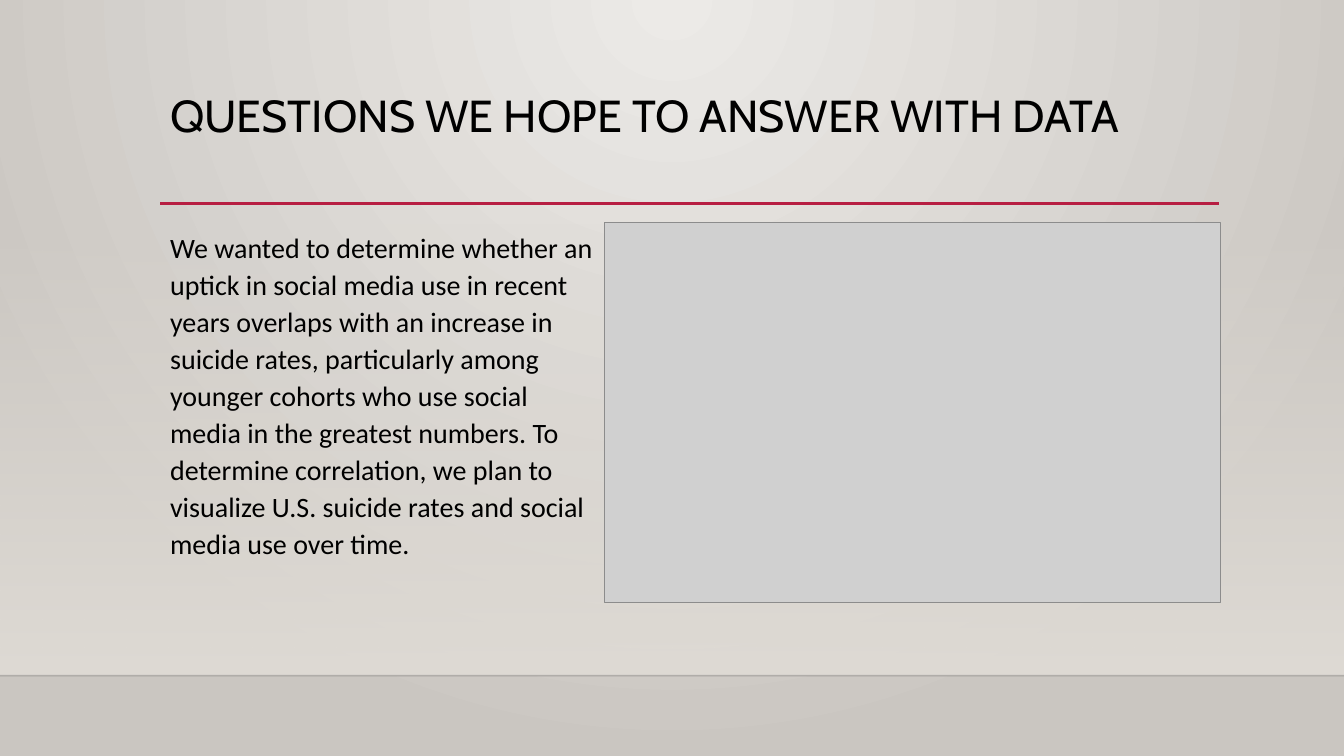
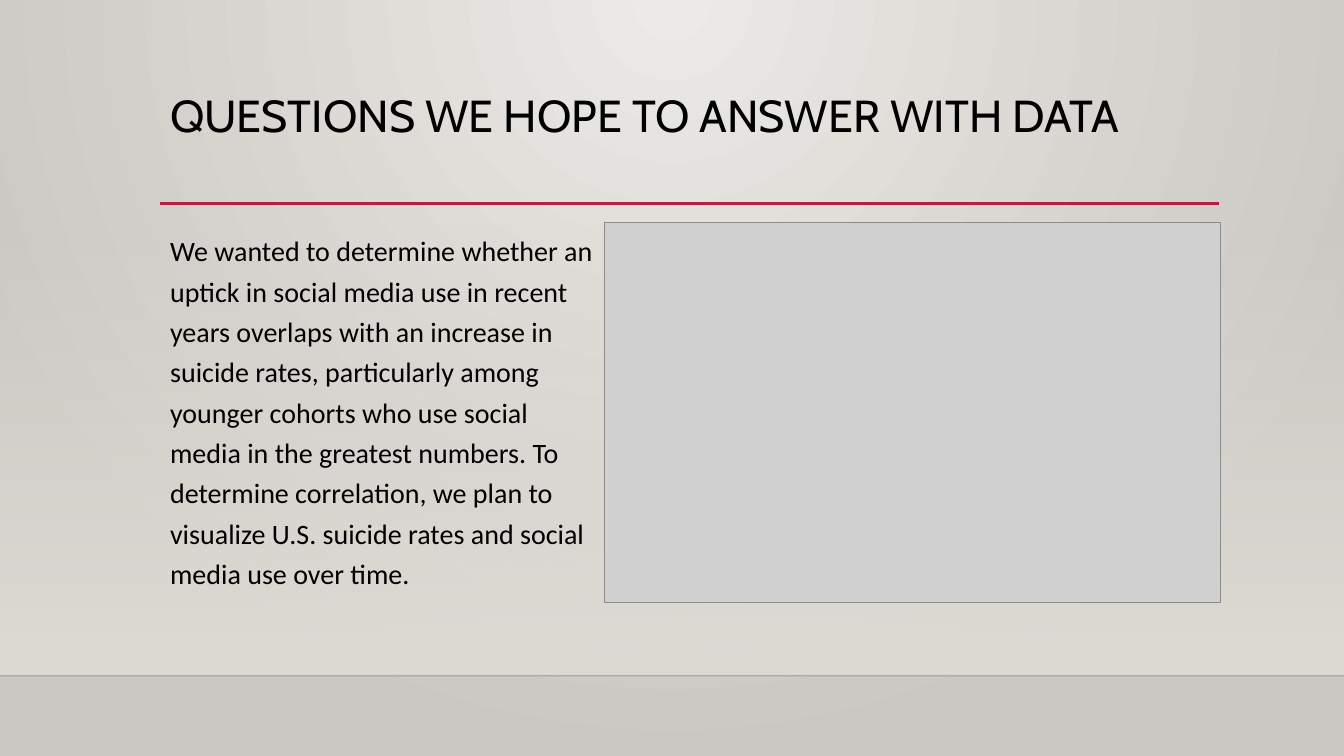
Before and after one commit to NensiH/Social_media_impact, a slide deck: slide 11 of Presentation/Social_Media_Impact_final_ppt.pptx (slide 9 before the commit). Drawn at 1344x756 pixels with LibreOffice and Linux fonts; fonts in the diff are those of the drawing; grey boxes stand for pictures; background and template pictures are left out. Boxes give left, top, right and bottom in pixels: in the first picture for what was removed or moved away, otherwise in the second. Text is boxed around its words. In the diff, an @@ line names an element or a change of style, - is before the commit and + after.

```diff
--- a/Presentation/Social_Media_Impact_final_ppt.pptx
+++ b/Presentation/Social_Media_Impact_final_ppt.pptx
@@ text "We wanted to determine whether ..." at (170,241,592,584): line spacing 1.1 to 1.2 @@
```
Also in this commit, not shown: 7 other slides changed.
